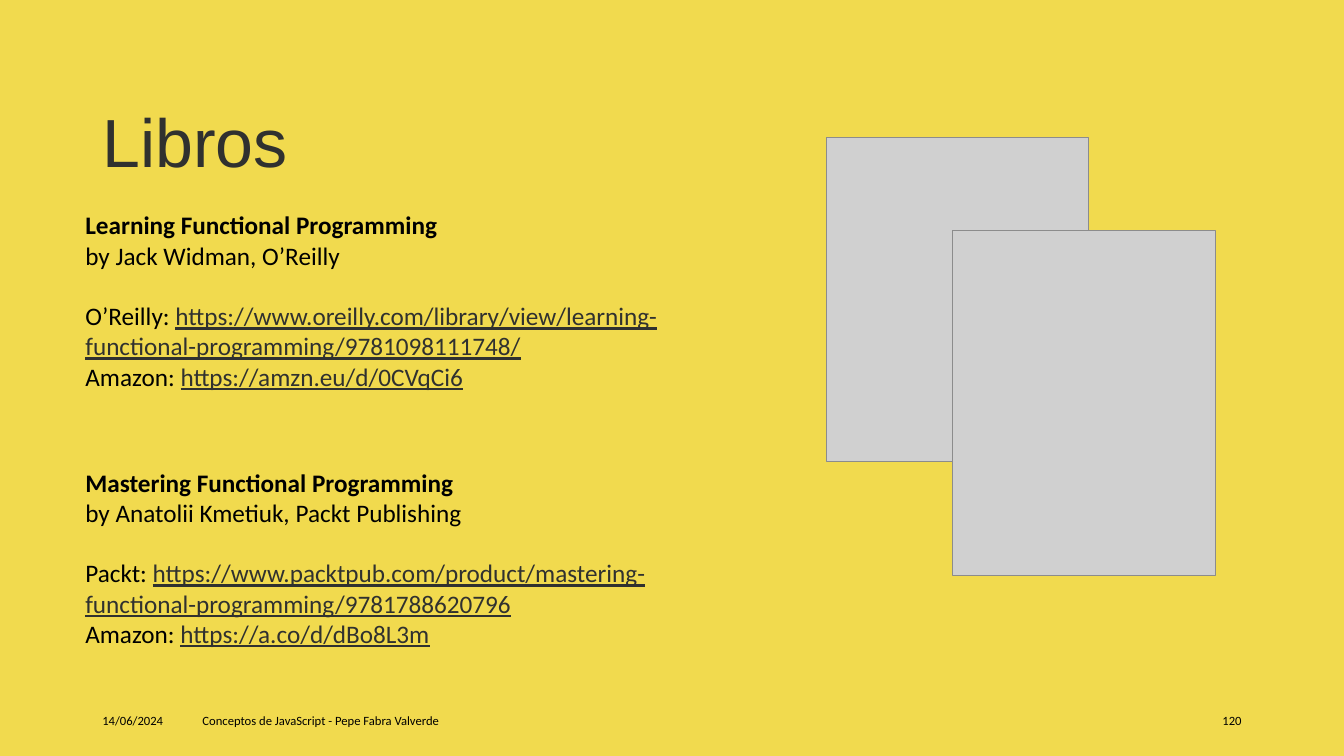
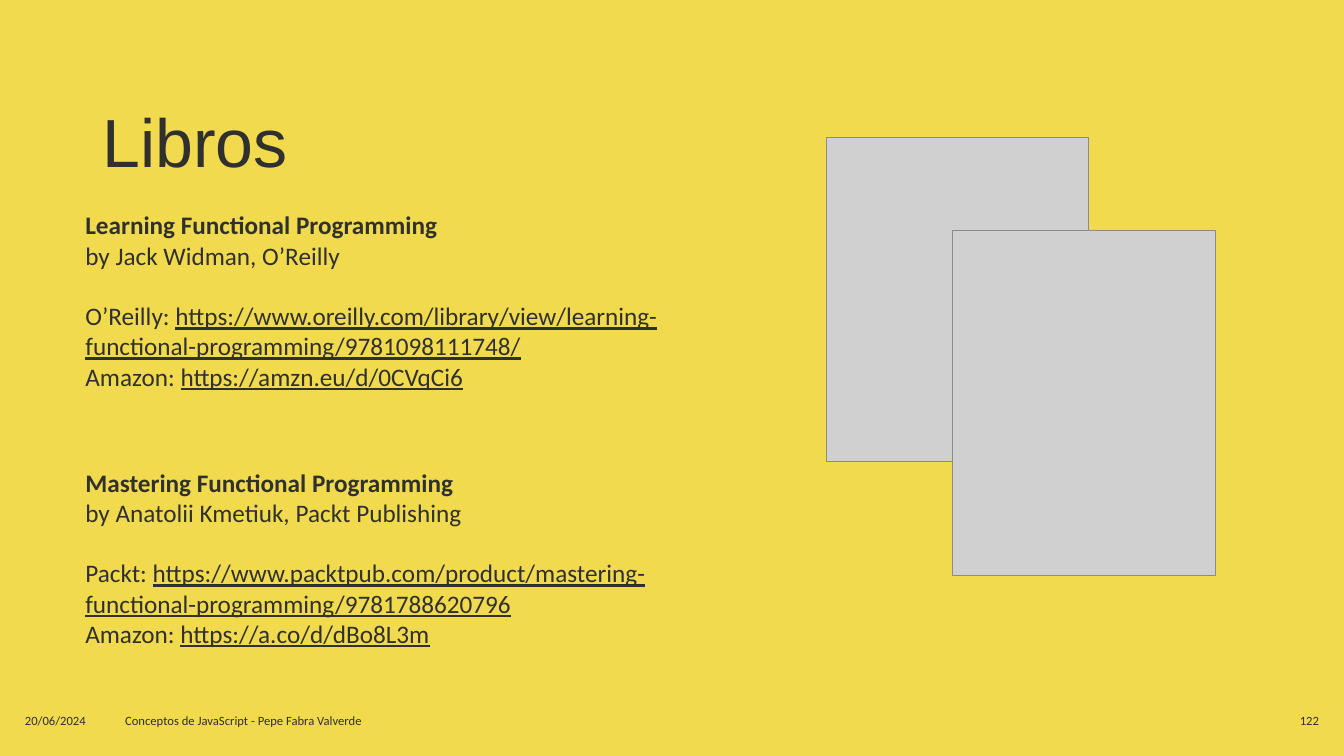
Before and after one commit to jofaval/talks-about, a slide deck: slide 122 of concepts-of-js/conceps-of-js.es.pptx (slide 120 before the commit). Drawn at 1344x756 pixels with LibreOffice and Linux fonts; fonts in the diff are those of the drawing; grey boxes stand for pictures. Boxes give left, top, right and bottom in pixels: in the first picture for what was removed or moved away, otherwise in the second. Text is boxed around its words. In the diff, an @@ line names an element or a change of style, - is before the commit and + after.

```diff
--- a/concepts-of-js/conceps-of-js.es.pptx
+++ b/concepts-of-js/conceps-of-js.es.pptx
@@ text "Learning Functional Programming" at box(85, 216, 656, 390): text colour #000000 to #30312F in "Learning Functional Programming", "by Jack Widman, O’Reilly", "O’Reilly:", "Amazon:" @@
@@ text "Mastering Functional Programming" at box(85, 474, 645, 647): text colour #000000 to #30312F in "Mastering Functional Programming", "by Anatolii Kmetiuk, Packt Publishing", "Packt:", "Amazon:" @@
@@ text at box(25, 716, 86, 726): text changed; text colour #000000 to #30312F @@
-14/06/2024
+20/06/2024
@@ text "Conceptos de JavaScript - Pepe ...": place and size @@
-text "Conceptos de JavaScript - Pepe ..." at box(202, 716, 439, 727)
+text "Conceptos de JavaScript - Pepe ..." at box(125, 716, 361, 727)
@@ text "Conceptos de JavaScript - Pepe ..." at box(125, 716, 361, 727): text colour #000000 to #30312F @@
@@ page number removed at box(1222, 717, 1241, 725) @@
-120
@@ page number added at box(1300, 717, 1319, 725), 9 pt, text #30312F @@
+122
```
Also in this commit, not shown: 119 other slides changed, 12 slides added, 10 slides removed, 21 other files.
